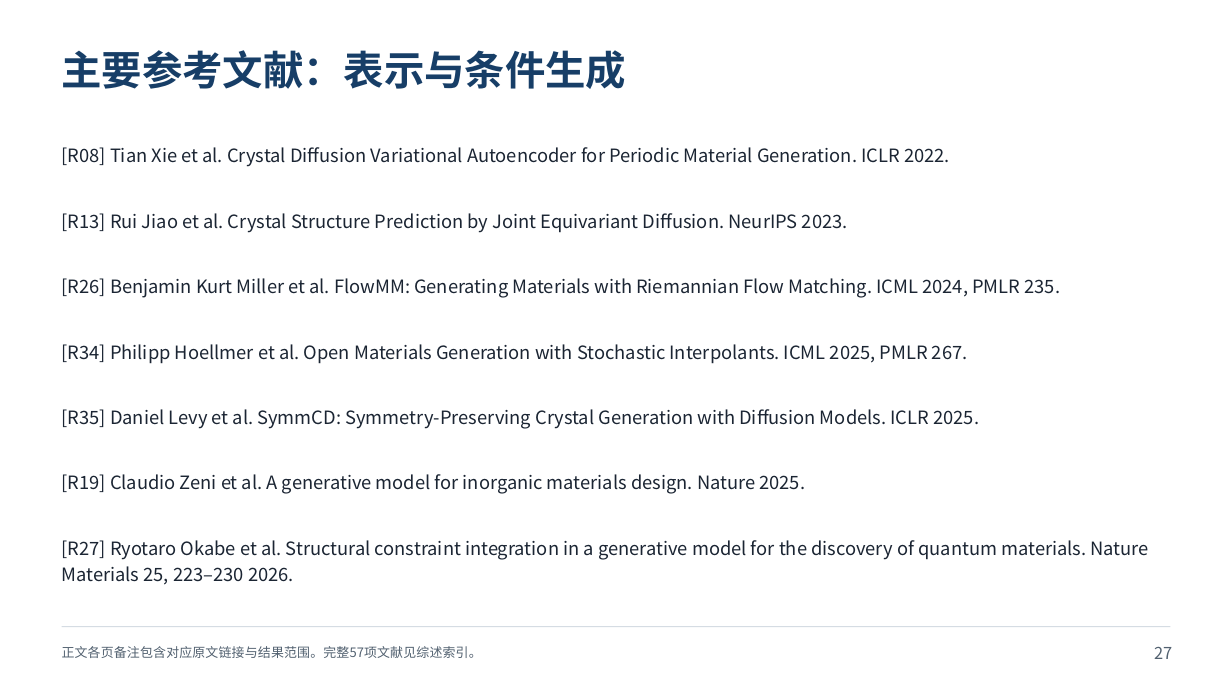
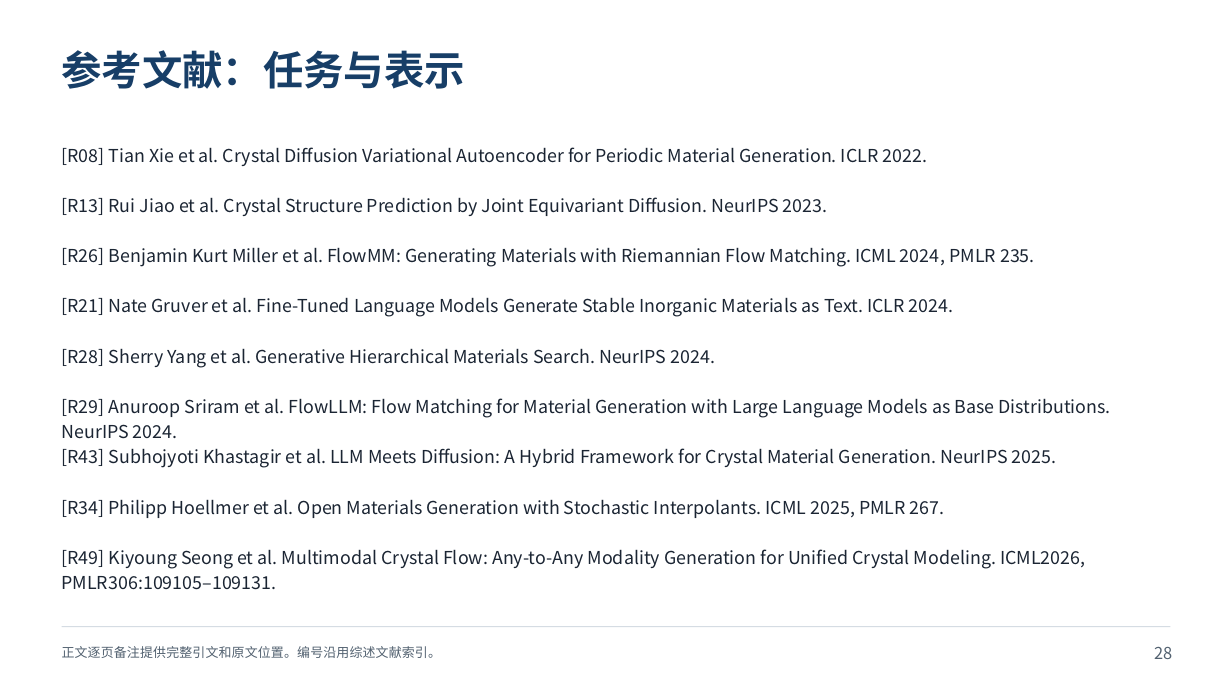
Before and after one commit to YWDDLiang/Research, a slide deck: slide 28 of crystal/evolution/presentation/crystal-generation-research-review.pptx (slide 27 before the commit). Drawn at 1232x693 pixels with LibreOffice and Linux fonts; fonts in the diff are those of the drawing. Boxes give left, top, right and bottom in pixels: in the first picture for what was removed or moved away, otherwise in the second. Text is boxed around its words. In the diff, an @@ line names an element or a change of style, - is before the commit and + after.

Commit message:
Explain task evidence and literature evolution for crystal research routes

```diff
--- a/crystal/evolution/presentation/crystal-generation-research-review.pptx
+++ b/crystal/evolution/presentation/crystal-generation-research-review.pptx
@@ text at [62, 50, 465, 89]: text changed @@
-主要参考文献：表示与条件生成
+参考文献：任务与表示
@@ text "[R13] Rui Jiao et al. ...": place and size @@
-text "[R13] Rui Jiao et al. ..." at [62, 213, 848, 233]
+text "[R13] Rui Jiao et al. ..." at [62, 197, 828, 216]
@@ text "[R26] Benjamin Kurt Miller et ...": place and size @@
-text "[R26] Benjamin Kurt Miller et ..." at [62, 278, 1061, 298]
+text "[R26] Benjamin Kurt Miller et ..." at [62, 247, 1035, 267]
@@ text added at [62, 297, 954, 317], 13.9 pt, text #1B2533 @@
+[R21] Nate Gruver et al. Fine-Tuned Language Models Generate Stable Inorganic Materials as Text. ICLR 2024.
@@ text added at [62, 348, 716, 368], 13.9 pt, text #1B2533 @@
+[R28] Sherry Yang et al. Generative Hierarchical Materials Search. NeurIPS 2024.
@@ text at [62, 398, 1111, 439]: text changed; size 14.2 to 13.9 pt @@
-[R35] Daniel Levy et al. SymmCD: Symmetry-Preserving Crystal Generation with Diffusion Models. ICLR 2025.
+[R29] Anuroop Sriram et al. FlowLLM: Flow Matching for Material Generation with Large Language Models as Base Distributions. NeurIPS 2024.
@@ text at [62, 448, 1057, 468]: text changed; size 14.2 to 13.9 pt @@
-[R19] Claudio Zeni et al. A generative model for inorganic materials design. Nature 2025.
+[R43] Subhojyoti Khastagir et al. LLM Meets Diffusion: A Hybrid Framework for Crystal Material Generation. NeurIPS 2025.
@@ size 14.2 to 13.9 pt in 4 elements at [62, 147, 927, 166], [62, 197, 828, 216], [62, 247, 1035, 267], [62, 499, 945, 518] @@
@@ text "[R34] Philipp Hoellmer et al. ...": place and size @@
-text "[R34] Philipp Hoellmer et al. ..." at [62, 344, 968, 364]
+text "[R34] Philipp Hoellmer et al. ..." at [62, 499, 945, 518]
@@ text removed at [62, 540, 1149, 585] @@
-[R27] Ryotaro Okabe et al. Structural constraint integration in a generative model for the discovery of quantum materials. Nature Materials 25, 223–230 2026.
@@ text added at [62, 549, 1086, 590], 13.9 pt, text #1B2533 @@
+[R49] Kiyoung Seong et al. Multimodal Crystal Flow: Any-to-Any Modality Generation for Unified Crystal Modeling. ICML2026, PMLR306:109105–109131.
@@ text at [62, 646, 441, 658]: text changed @@
-正文各页备注包含对应原文链接与结果范围。完整57项文献见综述索引。
+正文逐页备注提供完整引文和原文位置。编号沿用综述文献索引。
@@ text at [1154, 647, 1172, 659]: text changed @@
-27
+28
```
Also in this commit, not shown: 13 other slides changed, 16 slides added, 14 slides removed, 5 other files.
